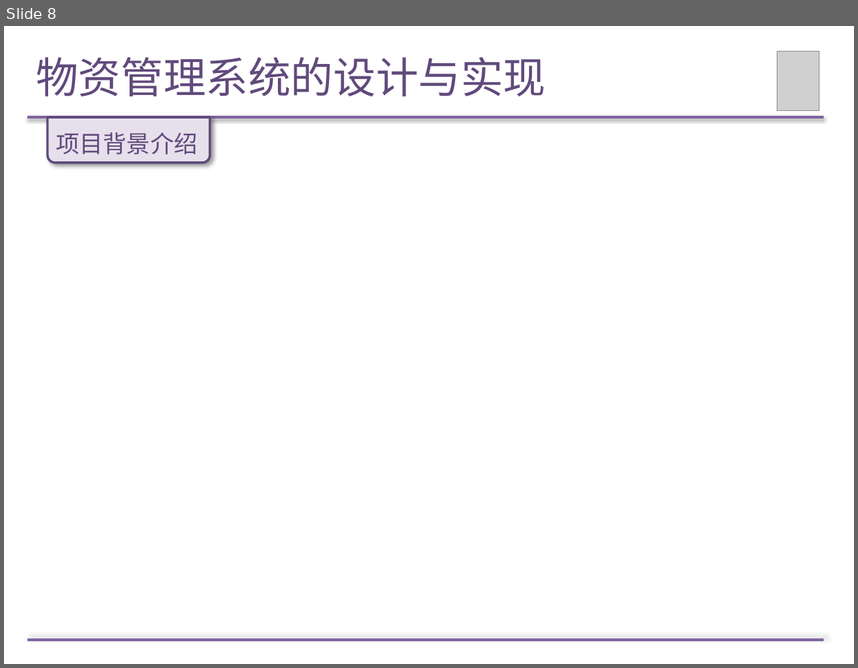
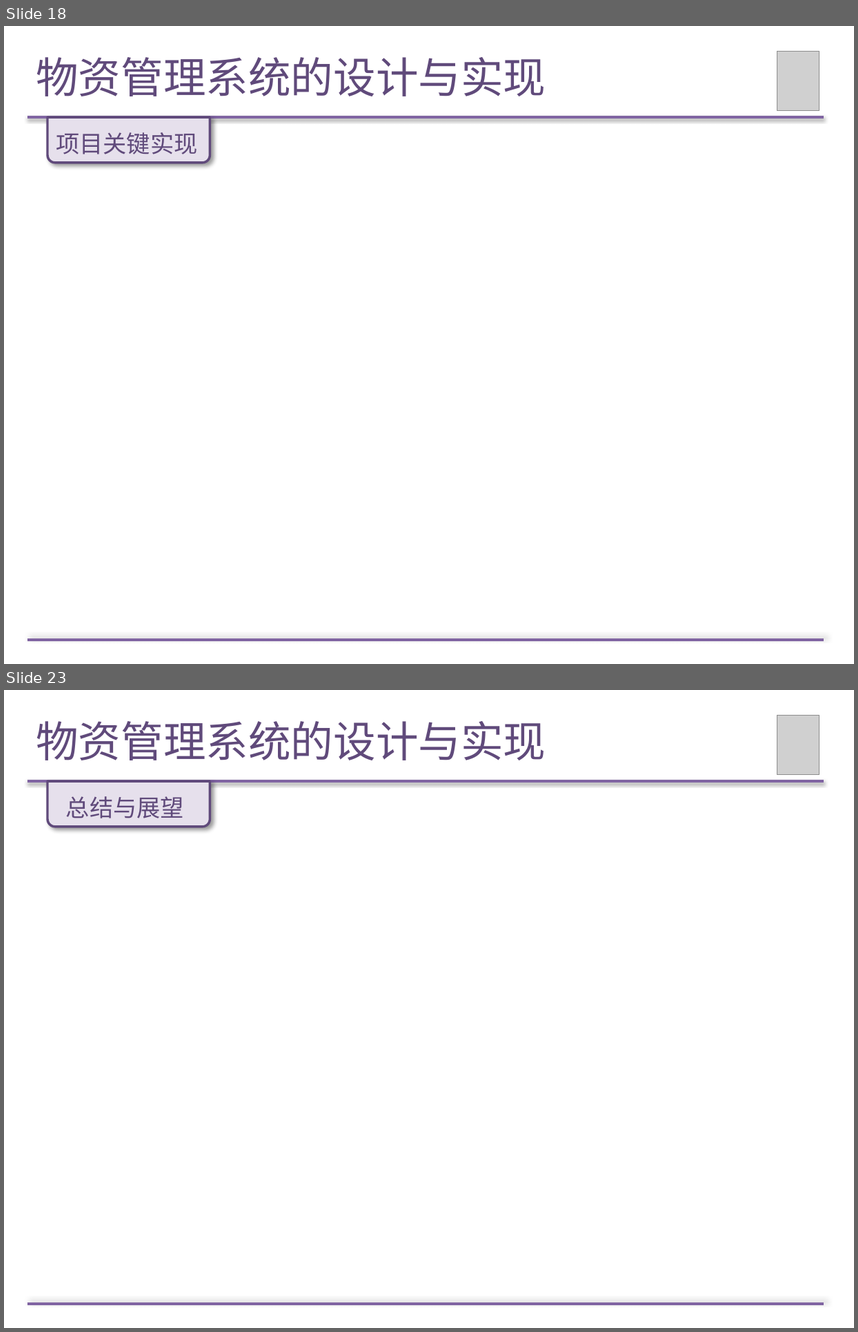
Before and after one commit to Wendy-Wu/LM-paper, a slide deck: 论文答辩PPT.pptx. Shown one above the other, each under a label of ours: slide 8 before the commit, slides 18 and 23 after it; the slides between them are not shown. The pictures are 858x668 and 858x1332 pixels, drawn with LibreOffice and Linux fonts; fonts in the diff are those of the drawing; grey boxes stand for pictures. Boxes give left, top, right and bottom in pixels: in the first picture for what was removed or moved away, otherwise in the second. Text is boxed around its words. In the diff, an @@ line names an element or a change of style, - is before the commit and + after.

```diff
--- a/论文答辩PPT.pptx
+++ b/论文答辩PPT.pptx
@@ slide 23 added at box(4, 690, 854, 1328), background #FFFFFF @@
@@ title added at box(36, 721, 546, 760), 36 pt, text #604A7B @@
+物资管理系统的设计与实现
@@ picture added at box(777, 716, 819, 775) @@
@@ line added from (27, 781) to (824, 781), #8064A2 2 pt @@
@@ round same rect added at box(47, 781, 210, 826), fill #E6E0EC, outline #604A7B 2 pt @@
@@ text added at box(66, 796, 184, 818), 20 pt, text #604A7B @@
+总结与展望
@@ line added from (27, 1303) to (824, 1303), #8064A2 2 pt @@
@@ what was slide 8 is now slide 18 @@
@@ slide 18 changed as well @@
@@ text at box(56, 132, 198, 154): text changed @@
-项目背景介绍
+项目关键实现
```
Also in this commit, not shown: 15 other slides added.
